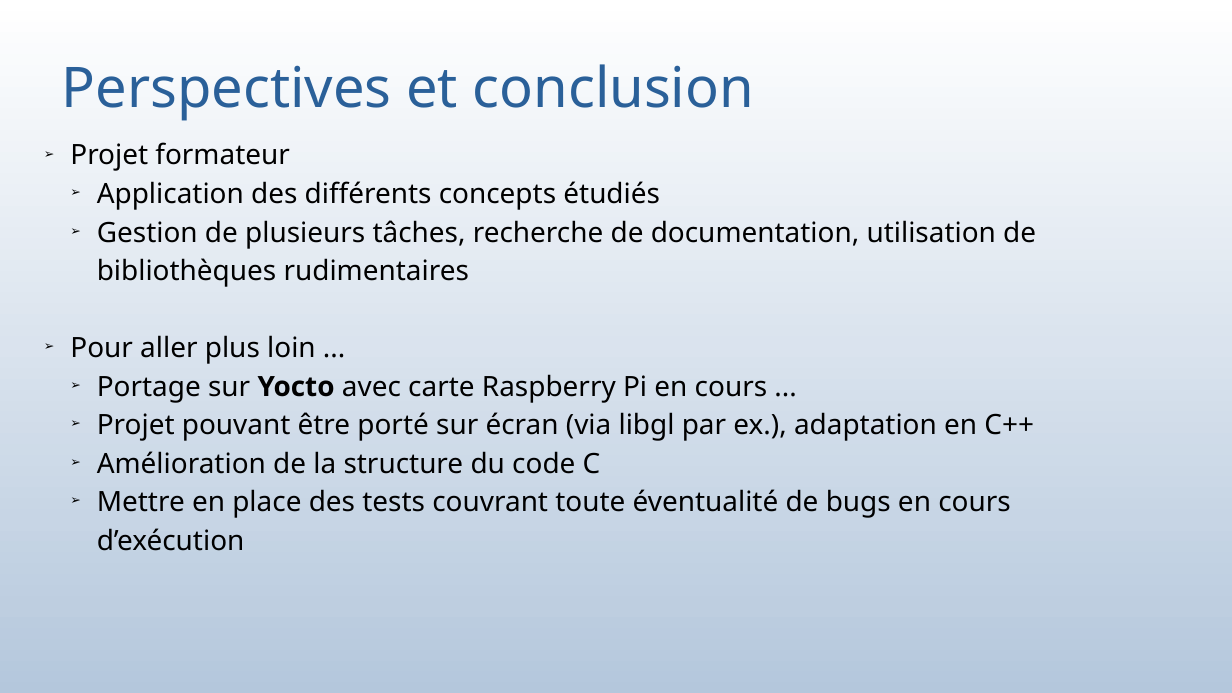
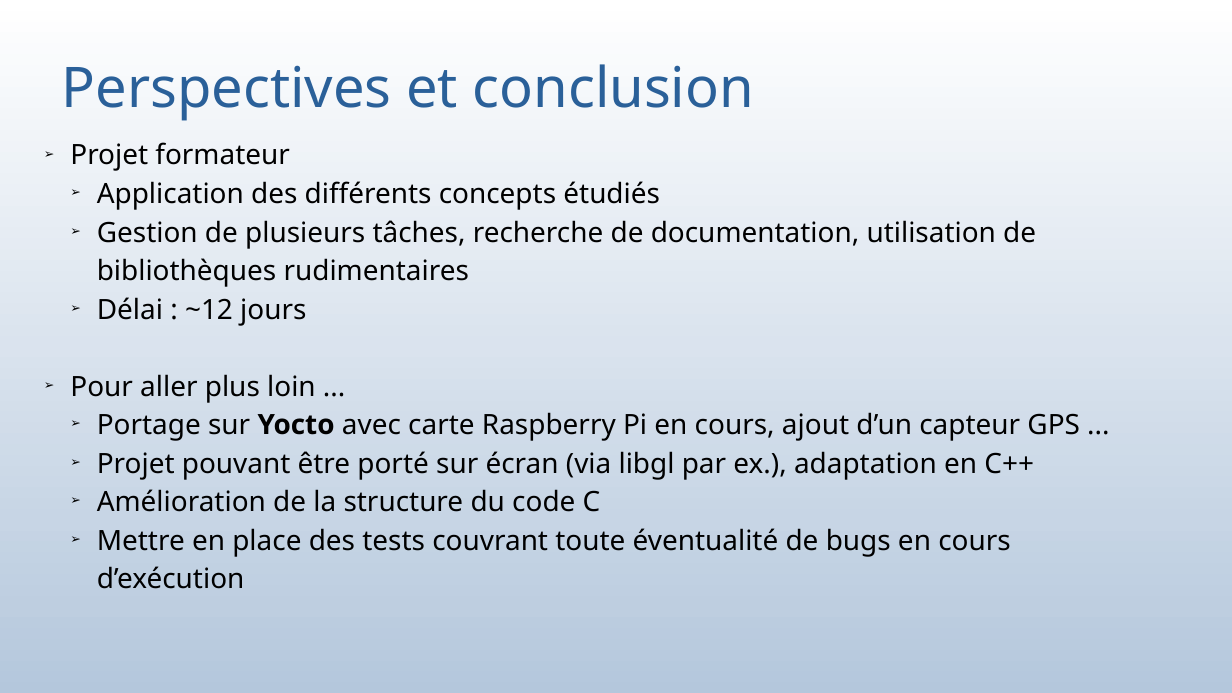
Before and after one commit to bauj/AJC_projet_belib, a slide deck: slide 62 of presentation_projet_final/presentation_projetV2.odp (slide 60 before the commit). Drawn at 1232x693 pixels with LibreOffice and Linux fonts; fonts in the diff are those of the drawing. Boxes give left, top, right and bottom in pixels: in the first picture for what was removed or moved away, otherwise in the second. Text is boxed around its words. In the diff, an @@ line names an element or a change of style, - is before the commit and + after.

```diff
--- a/presentation_projet_final/presentation_projetV2.odp
+++ b/presentation_projet_final/presentation_projetV2.odp
@@ subtitle at (x1=97, y1=297, x2=306, y2=326): paragraph added @@
+  ➢ Délai : ~12 jours
@@ subtitle at (x1=97, y1=412, x2=1080, y2=441): text changed @@
-  ➢ Portage sur Yocto avec carte Raspberry Pi en cours ...
+  ➢ Portage sur Yocto avec carte Raspberry Pi en cours, ajout d’un capteur GPS ...
```
Also in this commit, not shown: 13 other slides changed, 6 slides added, 4 slides removed, 2 other files.
